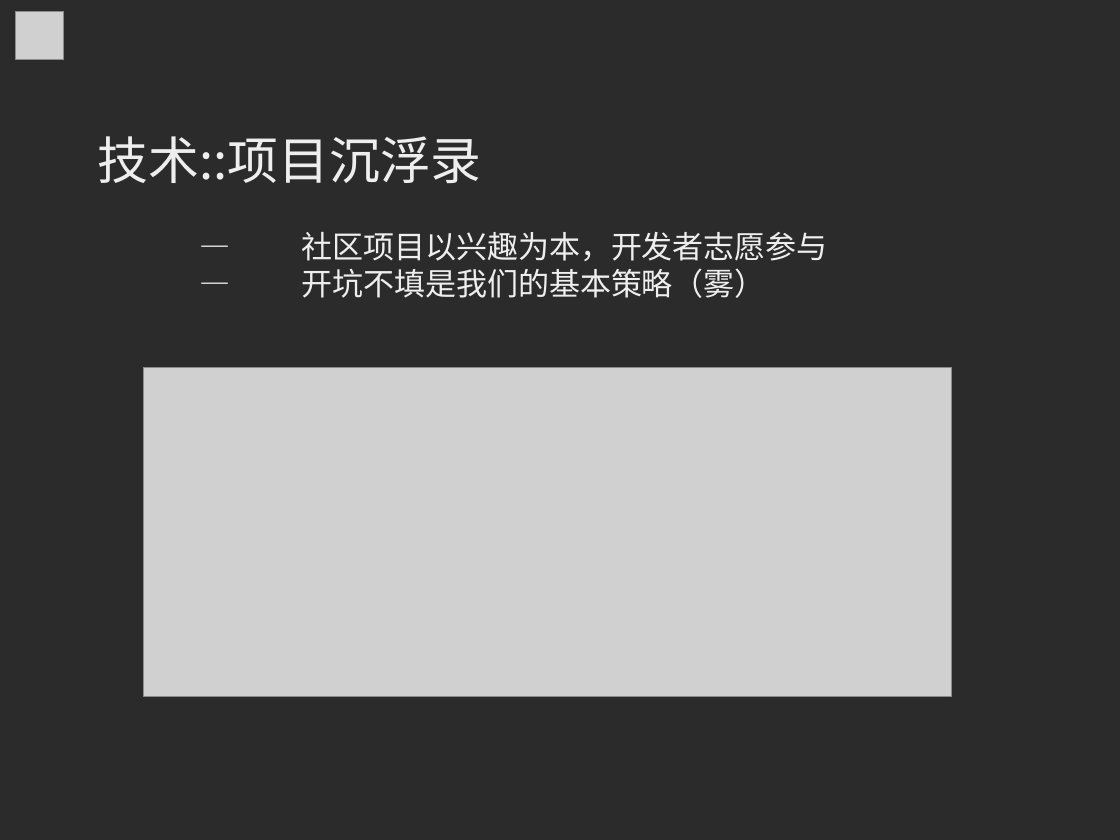
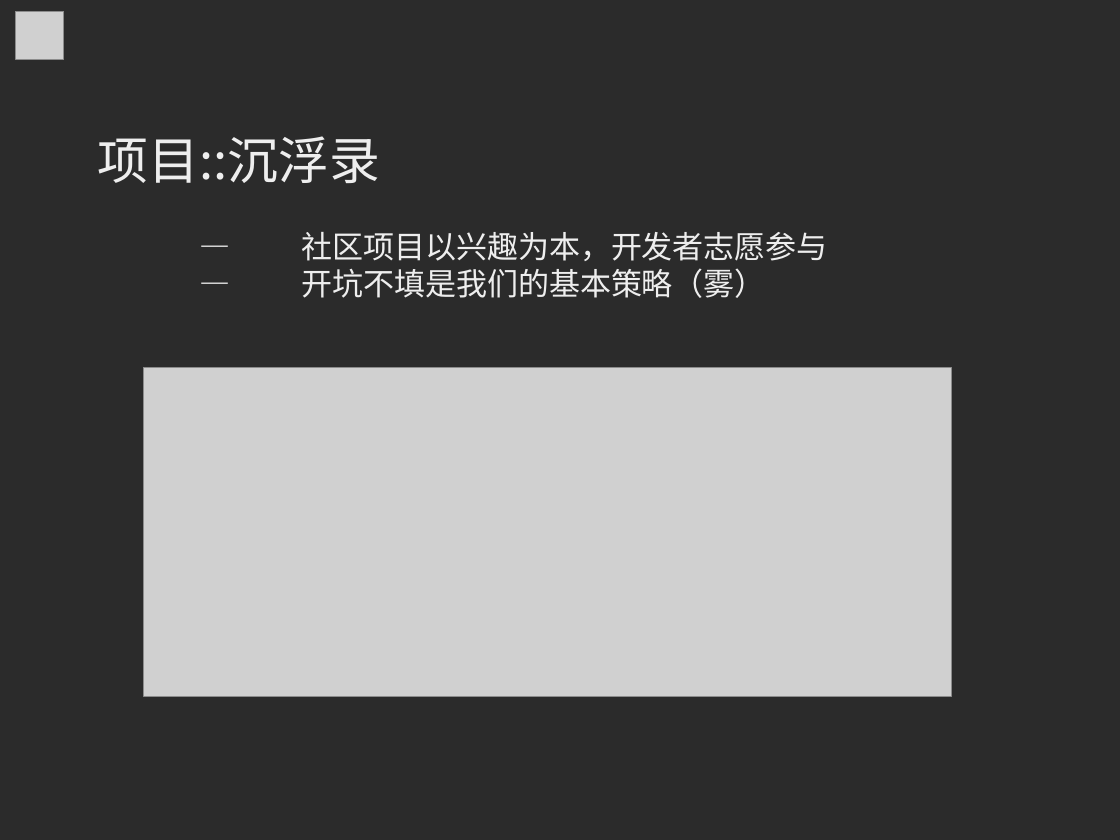
Before and after one commit to MingcongBai/soscon-2018-talk, a slide deck: slide 14 of slide.odp. Drawn at 1120x840 pixels with LibreOffice and Linux fonts; fonts in the diff are those of the drawing; grey boxes stand for pictures; background and template pictures are left out; a plain dark background stands for a picture behind light text. Boxes give left, top, right and bottom in pixels: in the first picture for what was removed or moved away, otherwise in the second. Text is boxed around its words. In the diff, an @@ line names an element or a change of style, - is before the commit and + after.

```diff
--- a/slide.odp
+++ b/slide.odp
@@ text at bbox=[98, 136, 380, 183]: text changed @@
-技术::项目沉浮录
+项目::沉浮录
```
Also in this commit, not shown: 7 other slides changed.
